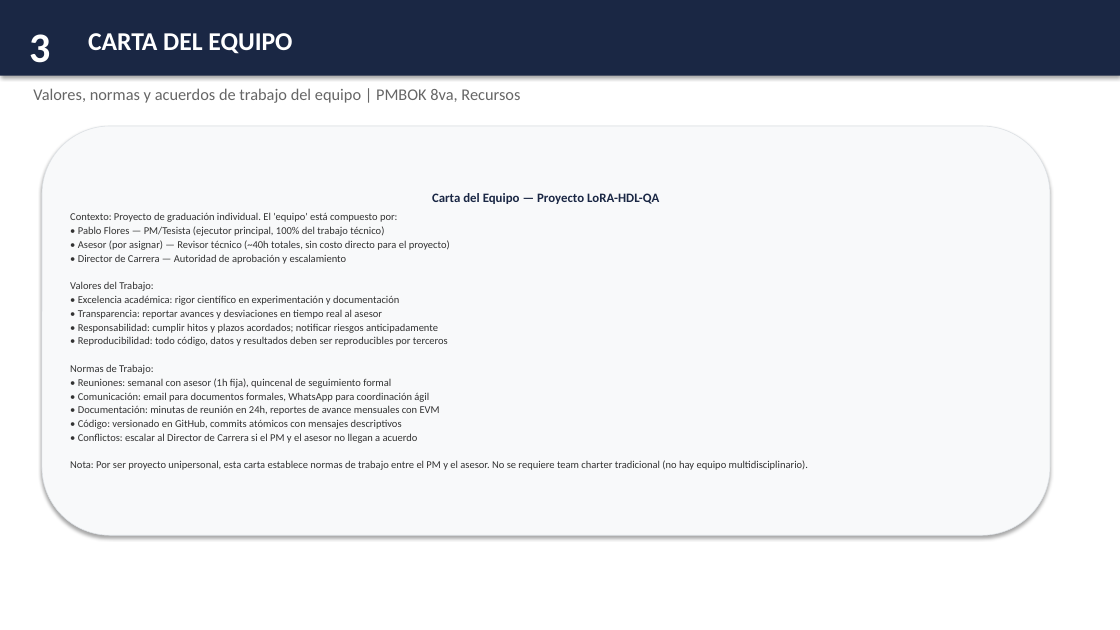
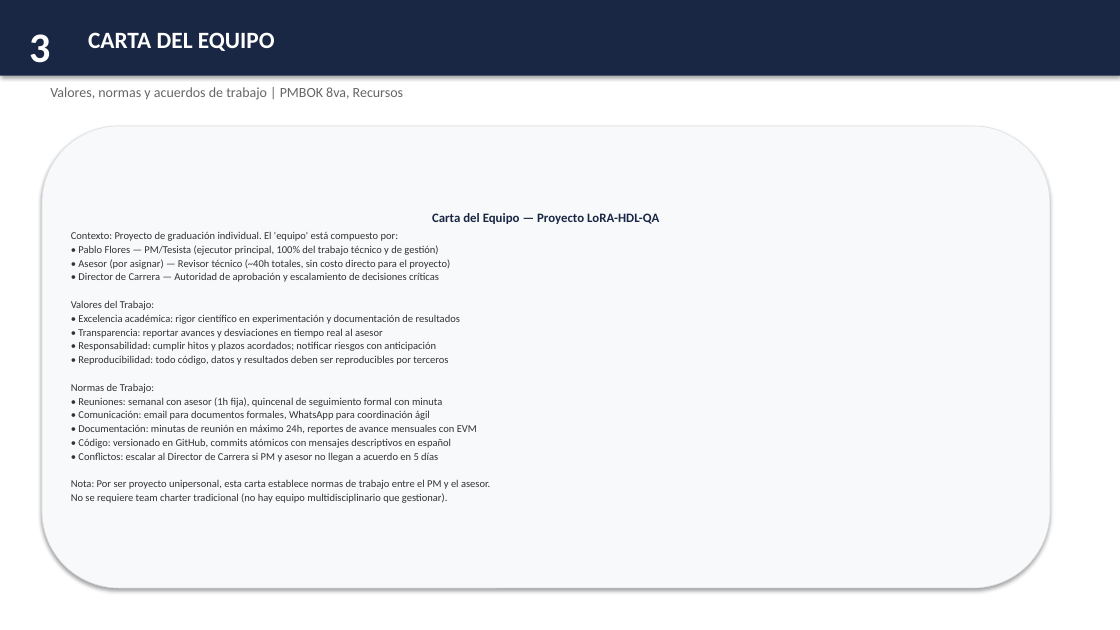
Before and after one commit to pabloflores465/edt-tesis-project, a slide deck: slide 37 of revision/entregables_finales/LoRA_Plan_Direccion_Proyecto_Completo.pptx. Drawn at 1120x630 pixels with LibreOffice and Linux fonts; fonts in the diff are those of the drawing. Boxes give left, top, right and bottom in pixels: in the first picture for what was removed or moved away, otherwise in the second. Text is boxed around its words. In the diff, an @@ line names an element or a change of style, - is before the commit and + after.

```diff
--- a/revision/entregables_finales/LoRA_Plan_Direccion_Proyecto_Completo.pptx
+++ b/revision/entregables_finales/LoRA_Plan_Direccion_Proyecto_Completo.pptx
@@ text "CARTA DEL EQUIPO" at [88,32,275,51]: size 22 to 20 pt @@
@@ text at [50,87,403,100]: text changed; size 14 to 12 pt @@
-Valores, normas y acuerdos de trabajo del equipo | PMBOK 8va, Recursos
+Valores, normas y acuerdos de trabajo | PMBOK 8va, Recursos
@@ rounded rectangle "Carta del Equipo — Proyecto ...": place and size @@
-rounded rectangle "Carta del Equipo — Proyecto ..." at [42,126,1050,535]
+rounded rectangle "Carta del Equipo — Proyecto ..." at [42,126,1050,588]
@@ text in rounded rectangle at [432,213,659,224]: less space between paragraphs @@
@@ text in rounded rectangle at [78,245,438,255]: text changed @@
-• Pablo Flores — PM/Tesista (ejecutor principal, 100% del trabajo técnico)
+• Pablo Flores — PM/Tesista (ejecutor principal, 100% del trabajo técnico y de gestión)
@@ text in rounded rectangle at [78,272,439,282]: text changed @@
-• Director de Carrera — Autoridad de aprobación y escalamiento
+• Director de Carrera — Autoridad de aprobación y escalamiento de decisiones críticas
@@ text in rounded rectangle at [78,314,460,324]: text changed @@
-• Excelencia académica: rigor científico en experimentación y documentación
+• Excelencia académica: rigor científico en experimentación y documentación de resultados
@@ text in rounded rectangle at [78,341,436,351]: text changed @@
-• Responsabilidad: cumplir hitos y plazos acordados; notificar riesgos anticipadamente
+• Responsabilidad: cumplir hitos y plazos acordados; notificar riesgos con anticipación
@@ text in rounded rectangle at [78,397,442,407]: text changed @@
-• Reuniones: semanal con asesor (1h fija), quincenal de seguimiento formal
+• Reuniones: semanal con asesor (1h fija), quincenal de seguimiento formal con minuta
@@ text in rounded rectangle at [71,425,490,503]: text changed @@
-• Documentación: minutas de reunión en 24h, reportes de avance mensuales con EVM
-• Código: versionado en GitHub, commits atómicos con mensajes descriptivos
-• Conflictos: escalar al Director de Carrera si el PM y el asesor no llegan a acuerdo
-Nota: Por ser proyecto unipersonal, esta carta establece normas de trabajo entre el PM y el asesor. No se requiere team charter tradicional (no hay equipo multidisciplinario).
+• Documentación: minutas de reunión en máximo 24h, reportes de avance mensuales con EVM
+• Código: versionado en GitHub, commits atómicos con mensajes descriptivos en español
+• Conflictos: escalar al Director de Carrera si PM y asesor no llegan a acuerdo en 5 días
+Nota: Por ser proyecto unipersonal, esta carta establece normas de trabajo entre el PM y el asesor.
+No se requiere team charter tradicional (no hay equipo multidisciplinario que gestionar).
```
Also in this commit, not shown: 24 other slides changed, 2 slides added, 2 slides removed, 1 other file.
